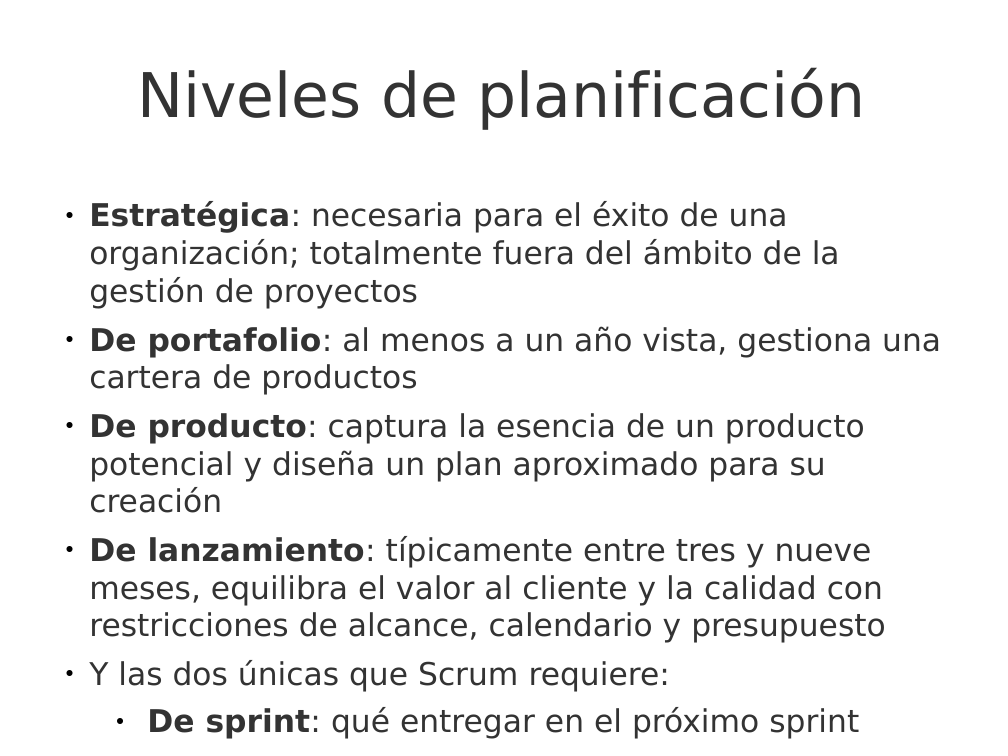
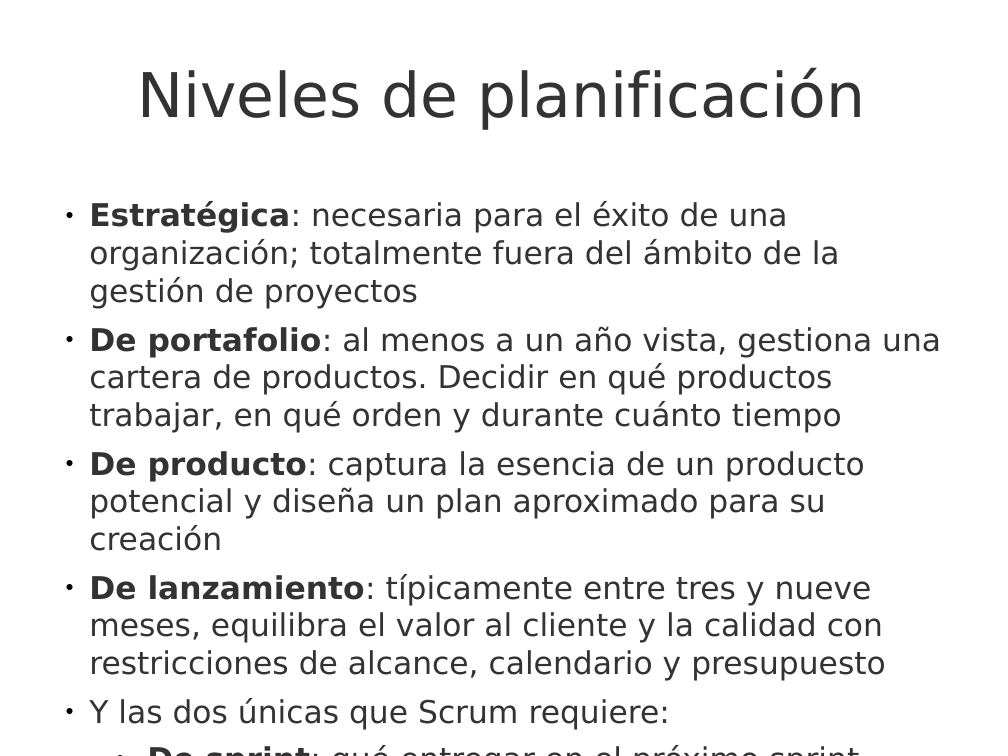
Before and after one commit to UNIZAR-30248-GeProSoft/scrum-slides, a slide deck: slide 13 of 7i_GPS-S07-Scrum-Planificación.odp. Drawn at 1008x756 pixels with LibreOffice and Linux fonts; fonts in the diff are those of the drawing; background and template pictures are left out. Boxes give left, top, right and bottom in pixels: in the first picture for what was removed or moved away, otherwise in the second. Text is boxed around its words. In the diff, an @@ line names an element or a change of style, - is before the commit and + after.

```diff
--- a/7i_GPS-S07-Scrum-Planificación.odp
+++ b/7i_GPS-S07-Scrum-Planificación.odp
@@ text at (89, 326, 941, 432): text changed @@
-● De portafolio: al menos a un año vista, gestiona una cartera de productos
+● De portafolio: al menos a un año vista, gestiona una cartera de productos. Decidir en qué productos trabajar, en qué orden y durante cuánto tiempo
@@ page number at (809, 725, 1008, 756): size 24 to 12 pt; alignment left to centre @@
```
Also in this commit, not shown: 6 other slides changed, 1 slide added, 3 slides removed, 4 other files.
